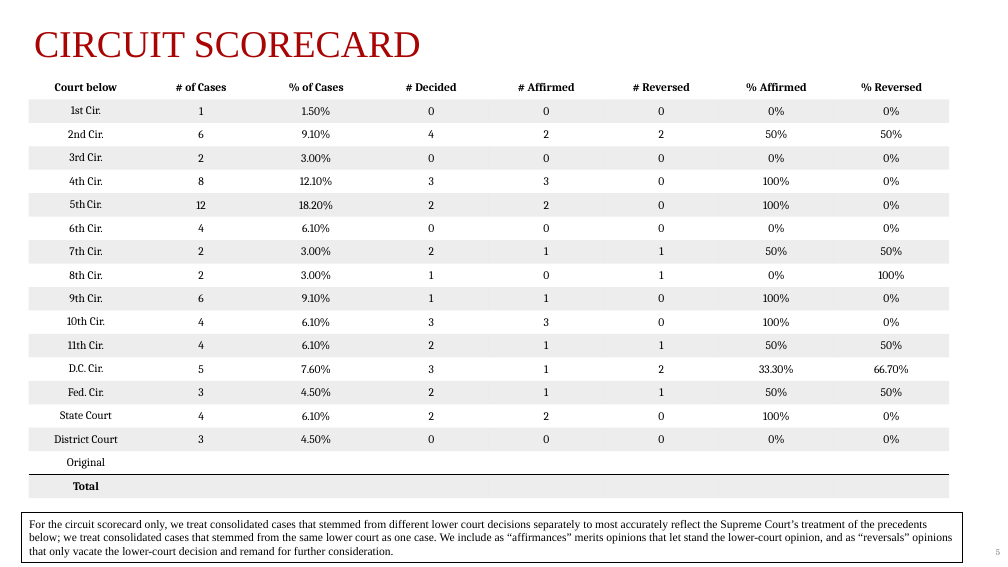
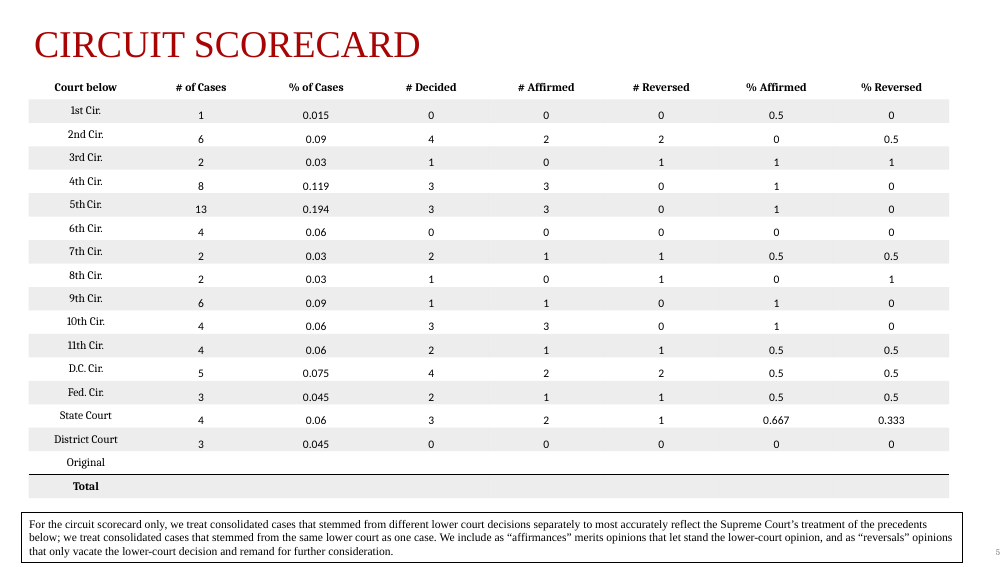
Before and after one commit to JakeTruscott/scotuswatch, a slide deck: slide 5 of Stat Reviews/OT24_StatReview/compilation/SCOTUSBlog/statpack_OT24.pptx. Drawn at 1008x567 pixels with LibreOffice and Linux fonts; fonts in the diff are those of the drawing. Boxes give left, top, right and bottom in pixels: in the first picture for what was removed or moved away, otherwise in the second. Text is boxed around its words. In the diff, an @@ line names an element or a change of style, - is before the commit and + after.

```diff
--- a/Stat Reviews/OT24_StatReview/compilation/SCOTUSBlog/statpack_OT24.pptx
+++ b/Stat Reviews/OT24_StatReview/compilation/SCOTUSBlog/statpack_OT24.pptx
@@ table at bbox=[29, 76, 948, 498] @@
-row 2: 1st Cir. | 1 | 1.50% | 0 | 0 | 0 | 0% | 0%
+row 2: 1st Cir. | 1 | 0.015 | 0 | 0 | 0 | 0.5 | 0
-row 3: 2nd Cir. | 6 | 9.10% | 4 | 2 | 2 | 50% | 50%
+row 3: 2nd Cir. | 6 | 0.09 | 4 | 2 | 2 | 0 | 0.5
-row 4: 3rd Cir. | 2 | 3.00% | 0 | 0 | 0 | 0% | 0%
+row 4: 3rd Cir. | 2 | 0.03 | 1 | 0 | 1 | 1 | 1
-row 5: 4th Cir. | 8 | 12.10% | 3 | 3 | 0 | 100% | 0%
+row 5: 4th Cir. | 8 | 0.119 | 3 | 3 | 0 | 1 | 0
-row 6: 5th Cir. | 12 | 18.20% | 2 | 2 | 0 | 100% | 0%
+row 6: 5th Cir. | 13 | 0.194 | 3 | 3 | 0 | 1 | 0
-row 7: 6th Cir. | 4 | 6.10% | 0 | 0 | 0 | 0% | 0%
+row 7: 6th Cir. | 4 | 0.06 | 0 | 0 | 0 | 0 | 0
-row 8: 7th Cir. | 2 | 3.00% | 2 | 1 | 1 | 50% | 50%
+row 8: 7th Cir. | 2 | 0.03 | 2 | 1 | 1 | 0.5 | 0.5
-row 9: 8th Cir. | 2 | 3.00% | 1 | 0 | 1 | 0% | 100%
+row 9: 8th Cir. | 2 | 0.03 | 1 | 0 | 1 | 0 | 1
-row 10: 9th Cir. | 6 | 9.10% | 1 | 1 | 0 | 100% | 0%
+row 10: 9th Cir. | 6 | 0.09 | 1 | 1 | 0 | 1 | 0
-row 11: 10th Cir. | 4 | 6.10% | 3 | 3 | 0 | 100% | 0%
+row 11: 10th Cir. | 4 | 0.06 | 3 | 3 | 0 | 1 | 0
-row 12: 11th Cir. | 4 | 6.10% | 2 | 1 | 1 | 50% | 50%
+row 12: 11th Cir. | 4 | 0.06 | 2 | 1 | 1 | 0.5 | 0.5
-row 13: D.C. Cir. | 5 | 7.60% | 3 | 1 | 2 | 33.30% | 66.70%
+row 13: D.C. Cir. | 5 | 0.075 | 4 | 2 | 2 | 0.5 | 0.5
-row 14: Fed. Cir. | 3 | 4.50% | 2 | 1 | 1 | 50% | 50%
+row 14: Fed. Cir. | 3 | 0.045 | 2 | 1 | 1 | 0.5 | 0.5
-row 15: State Court | 4 | 6.10% | 2 | 2 | 0 | 100% | 0%
+row 15: State Court | 4 | 0.06 | 3 | 2 | 1 | 0.667 | 0.333
-row 16: District Court | 3 | 4.50% | 0 | 0 | 0 | 0% | 0%
+row 16: District Court | 3 | 0.045 | 0 | 0 | 0 | 0 | 0
@@ font Cambria to Calibri in "1", "0", "0", "0" and 47 more places @@
```
Also in this commit, not shown: 15 other slides changed, 1 slide removed, 45 other files.
